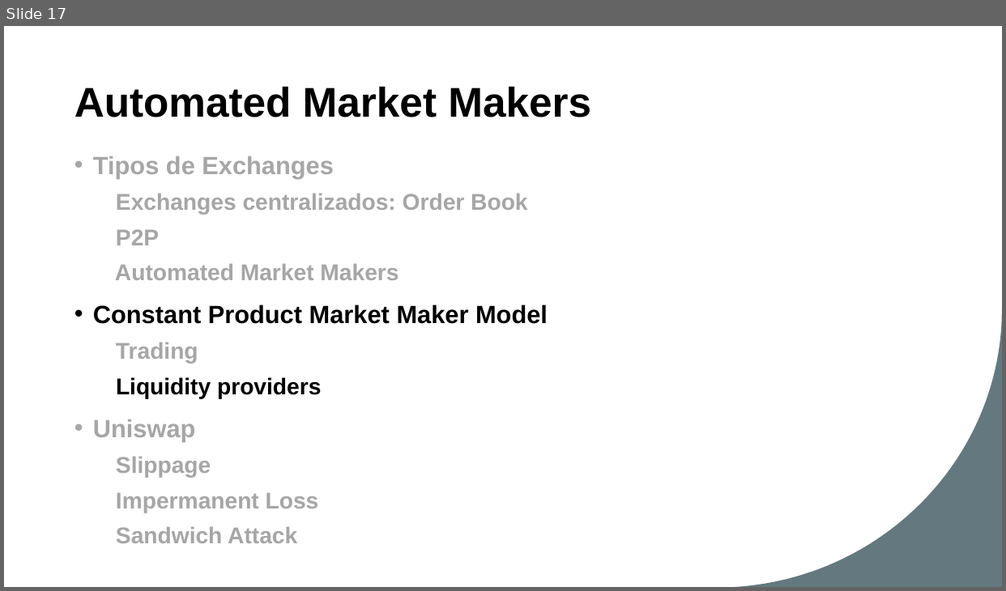
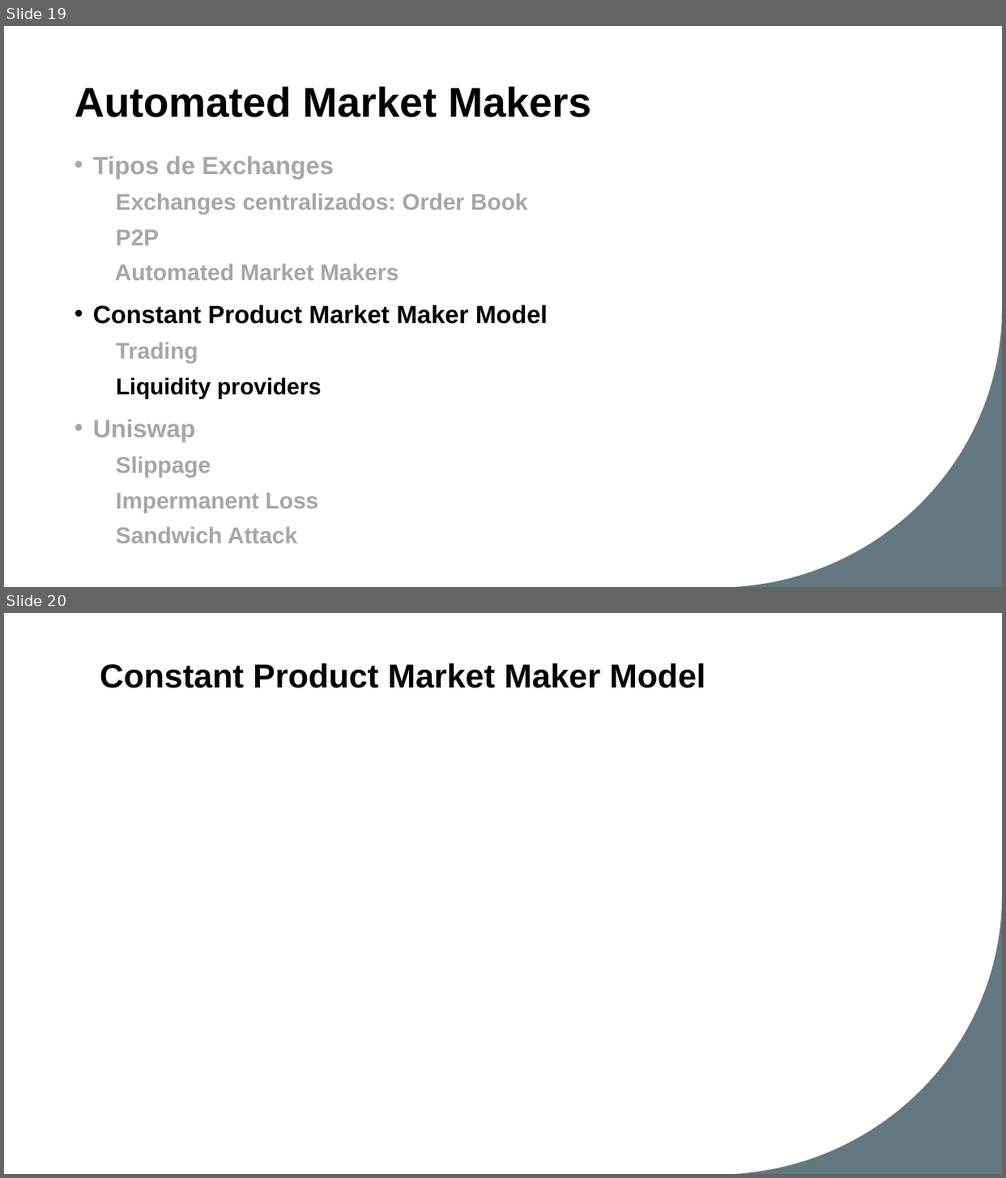
Before and after one commit to AbrilCC/GrupoAMM-Blockchain, a slide deck: Automated Market Makers.pptx. Shown one above the other, each under a label of ours: slide 17 before the commit, slides 19 and 20 after it. The pictures are 1006x591 and 1006x1178 pixels, drawn with LibreOffice and Linux fonts; fonts in the diff are those of the drawing; grey boxes stand for pictures. Boxes give left, top, right and bottom in pixels: in the first picture for what was removed or moved away, otherwise in the second. Text is boxed around its words. In the diff, an @@ line names an element or a change of style, - is before the commit and + after.

```diff
--- a/Automated Market Makers.pptx
+++ b/Automated Market Makers.pptx
@@ slide 20 added at [4,613,1002,1174], background #FFFFFF; not listed: 1 template element that a slide beside it also shows @@
@@ title added at [100,663,706,688], 32 pt, text #000000, bold @@
+Constant Product Market Maker Model
@@ what was slide 17 is now slide 19 @@
```
Also in this commit, not shown: 3 slides changed, 1 other slide added, 1 other file.
